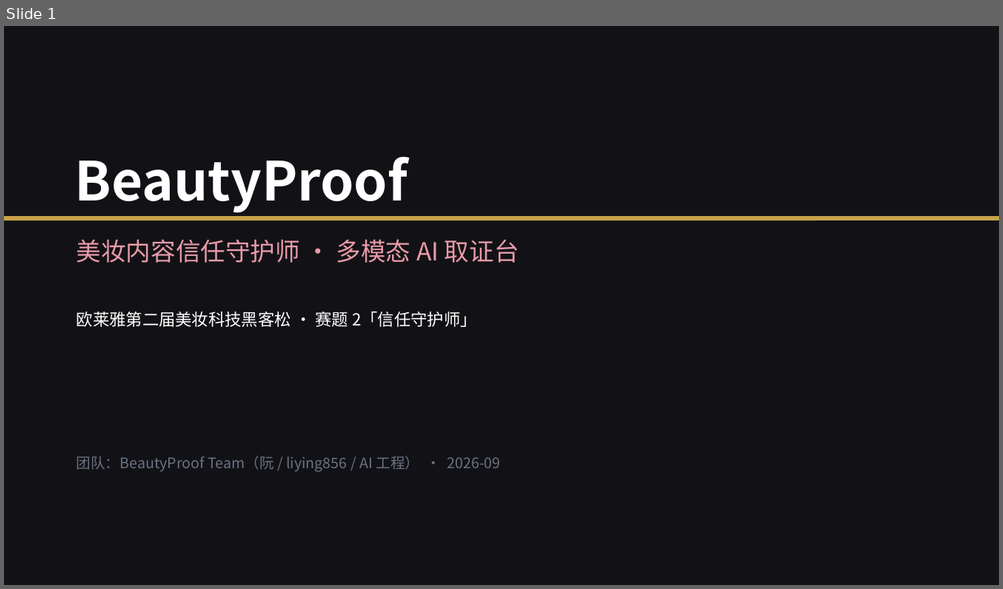
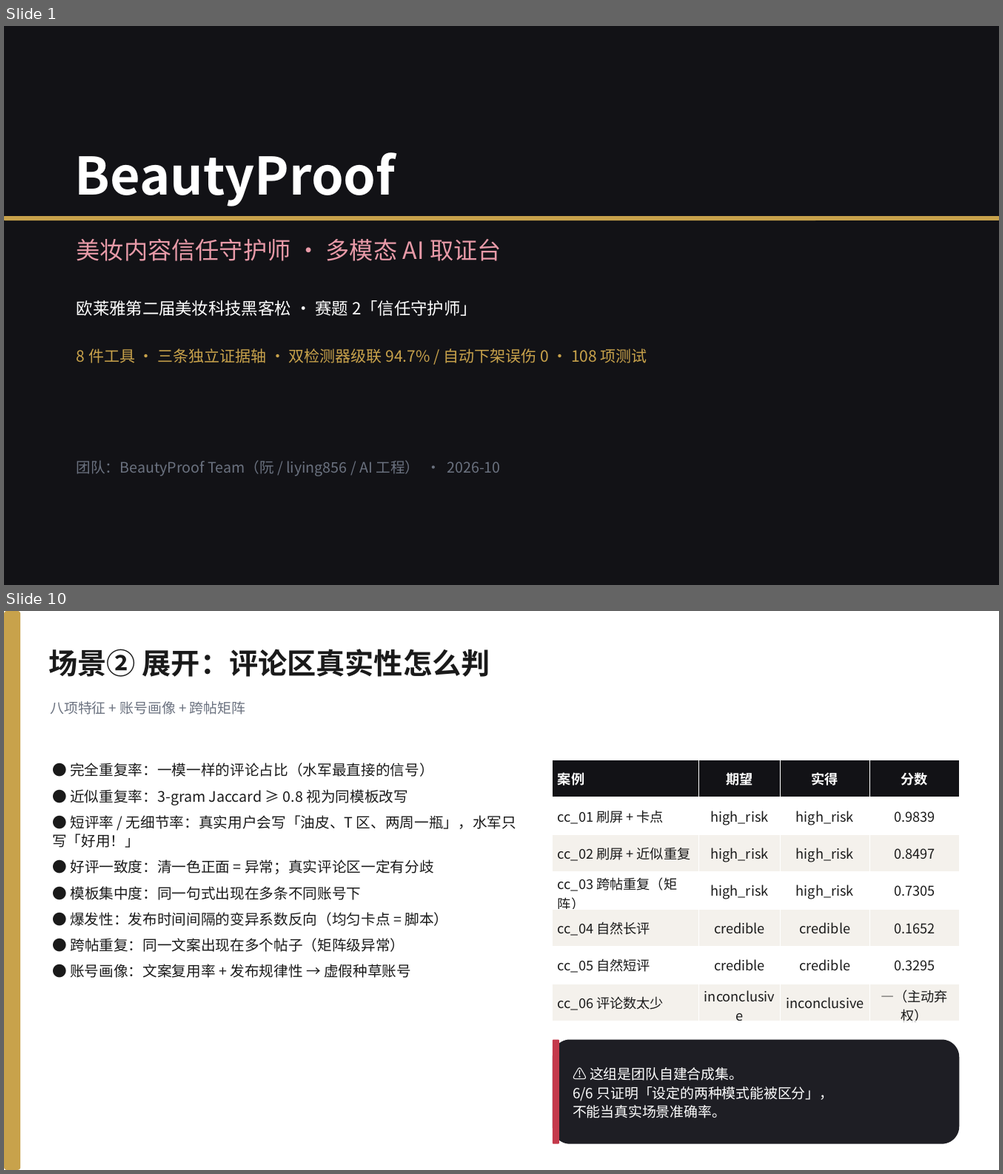
Before and after one commit to 566614/loreal-hackathon-beautyproof, a slide deck: docs/BeautyProof_答辩PPT.pptx. Shown one above the other, each under a label of ours: slide 1 before the commit, slides 1 and 10 after it; the slides between them are not shown. The pictures are 1003x589 and 1003x1174 pixels, drawn with LibreOffice and Linux fonts; fonts in the diff are those of the drawing. Boxes give left, top, right and bottom in pixels: in the first picture for what was removed or moved away, otherwise in the second. Text is boxed around its words. In the diff, an @@ line names an element or a change of style, - is before the commit and + after.

Commit message:
冲一档收尾：20页PPT重做 + 10屏录屏页 + 5商业数字查证 + 测试包格式齐整
演示材料（初赛三交付物之两）：
- demo/video_walkthrough.html 重做为 10 屏，主线从「八工具平铺」改为
  「三轴互补 → 双检测器级联 → 工具消融实证」，屏内动画完成即自动步进
- docs/演示视频脚本_v2.md：2分20秒旁白稿，附 5+5 评审埋点对照与录制贴士
- tools/make_defense_pptx.py 重写：15 页 → 20 页，补频域/级联/消融/评论/溯源/
  法条引擎/v5v7负面结果归档/诚实边界；5+5 自评改真实值 ≈41/50（原 43-47 虚高）
- tools/make_submit_dataset.py：纯视觉样本也必带 文案.txt（显式声明无配文，
  不伪造配文），测试包 7/7 格式齐整（原先 4 个样本缺文案文件）

商业数字自行查证（原 5 个数字空白，等阮给）：
- results/commercial_numbers.json + docs/商业数字调研_2026-10-02.md
- N1 全渠道交易额 11042.45 亿/年（确证·官方）；N2 营销盘子 ≈5521 亿/年
  （费率 50% 为五家上市公司 2025 年报实测）；N3 违规损失 0.4-6 亿/年（估算）
- N4 单案 20万-100万、严重 100万-200万（广告法55条原文 + 杭州讯犹 17.55 万实测）
- N5 TAM 6-9 亿 / SAM 5-15 亿 / SOM 0.3-1.5 亿（双路径交叉 + 敏感性）
- 每项带 source_url、置信度分级（确证-官方/确证-第三方/估算）与 QA 话术

验证：pytest 114 passed（新增 tests/test_submit_dataset.py 6 项，钉死提交包格式回归）
PPT 20 页重建、0 处溢出；测试包 7/7 格式校验通过。

```diff
--- a/docs/BeautyProof_答辩PPT.pptx
+++ b/docs/BeautyProof_答辩PPT.pptx
@@ slide 10 added at box(4, 611, 999, 1170), background #FFFFFF @@
@@ rounded rectangle added at box(4, 611, 20, 1170), fill #C8A24B @@
@@ text added at box(48, 649, 490, 677), 28 pt, text #1A1A1A, bold @@
+场景② 展开：评论区真实性怎么判
@@ text added at box(50, 701, 245, 715), 13.5 pt, text #6B7280 @@
+八项特征 + 账号画像 + 跨帖矩阵
@@ text added at box(52, 763, 516, 978), 14 pt, text #1A1A1A @@
+● 完全重复率：一模一样的评论占比（水军最直接的信号）
+● 近似重复率：3-gram Jaccard ≥ 0.8 视为同模板改写
+● 短评率 / 无细节率：真实用户会写「油皮、T 区、两周一瓶」，水军只写「好用！」
+● 好评一致度：清一色正面 = 异常；真实评论区一定有分歧
+● 模板集中度：同一句式出现在多条不同账号下
+● 爆发性：发布时间间隔的变异系数反向（均匀卡点 = 脚本）
+● 跨帖重复：同一文案出现在多个帖子（矩阵级异常）
+● 账号画像：文案复用率 + 发布规律性 → 虚假种草账号
@@ table added at box(552, 760, 959, 1025), 7 rows, 4 columns @@
+案例 | 期望 | 实得 | 分数
+cc_01 刷屏 + 卡点 | high_risk | high_risk | 0.9839
+cc_02 刷屏 + 近似重复 | high_risk | high_risk | 0.8497
+cc_03 跨帖重复（矩阵） | high_risk | high_risk | 0.7305
+cc_04 自然长评 | credible | credible | 0.1652
+cc_05 自然短评 | credible | credible | 0.3295
+cc_06 评论数太少 | inconclusive | inconclusive | —（主动弃权）
@@ rounded rectangle added at box(552, 1040, 959, 1145), fill #1E1E24 @@
@@ rounded rectangle added at box(552, 1040, 559, 1145), fill #C4394B @@
@@ text added at box(572, 1068, 834, 1119), 13.5 pt, text #FFFFFF @@
+⚠️ 这组是团队自建合成集。
+6/6 只证明「设定的两种模式能被区分」，
+不能当真实场景准确率。
@@ slide 1 changed as well @@
@@ text "BeautyProof" at box(75, 153, 395, 207): size 52 to 50 pt @@
@@ text "美妆内容信任守护师 · 多模态 AI 取证台" at box(77, 239, 501, 261): size 24 to 23 pt @@
@@ text "欧莱雅第二届美妆科技黑客松 · 赛题 2「信任守护师」": place and size @@
-text "欧莱雅第二届美妆科技黑客松 · 赛题 2「信任守护师」" at box(77, 312, 477, 327)
+text "欧莱雅第二届美妆科技黑客松 · 赛题 2「信任守护师」" at box(77, 301, 477, 316)
@@ text added at box(77, 349, 647, 363), 15 pt, text #C8A24B @@
+8 件工具 · 三条独立证据轴 · 双检测器级联 94.7% / 自动下架误伤 0 · 108 项测试
@@ text at box(77, 460, 501, 477): text changed @@
-团队：BeautyProof Team（阮 / liying856 / AI 工程） · 2026-09
+团队：BeautyProof Team（阮 / liying856 / AI 工程） · 2026-10
```
Also in this commit, not shown: 6 other slides changed, 12 other slides added, 8 slides removed, 9 other files.
